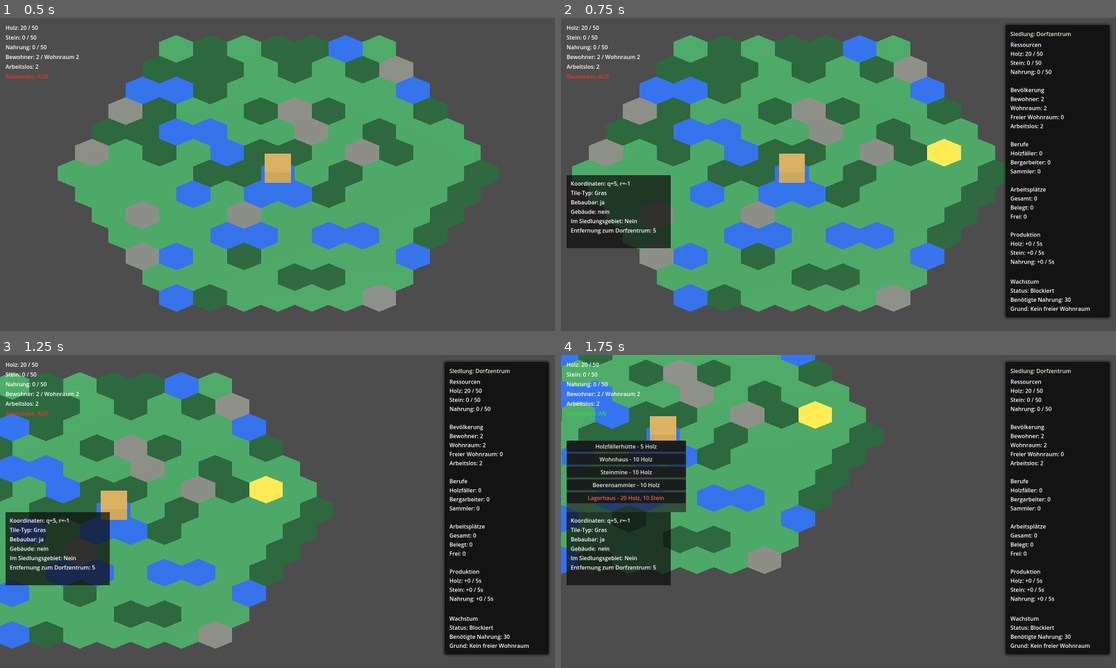
Above: before the commit, frames 1-4 (two rows, left to right).
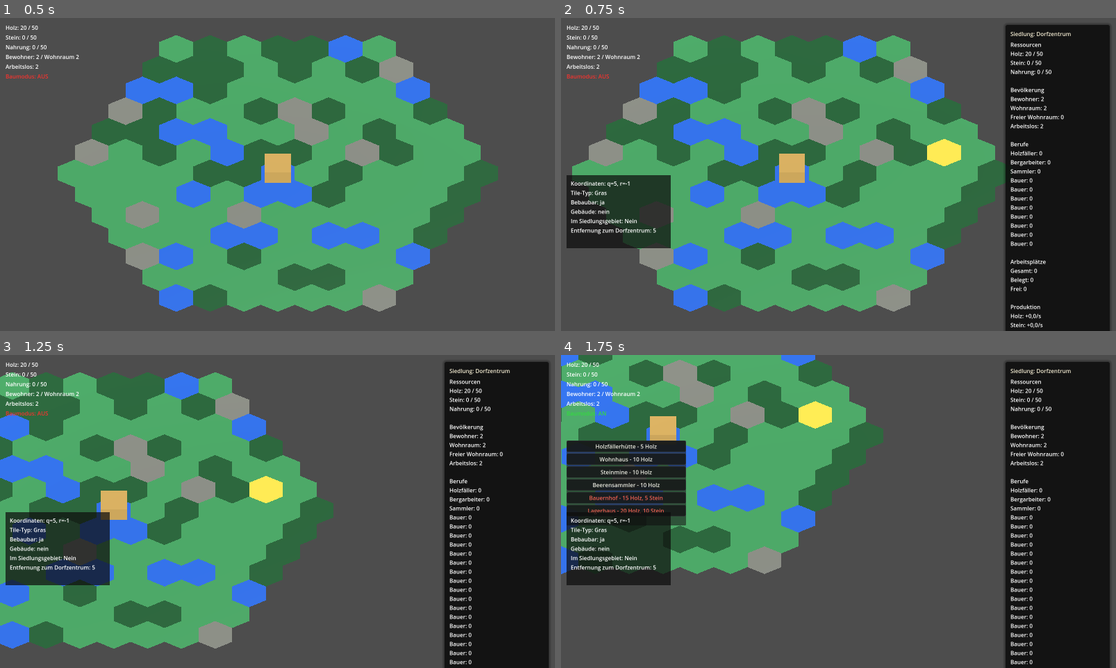
Above: after the commit, the same moments.

Repository: Ranu4922/CodexGame
Game: Godot game, scene res://scenes/Main.tscn
Same seed, same stepped clock (60 frames per second), same inputs: the game is played once before the commit and once after it.
Inputs (mouse positions are in pixels of both pictures, inside the frame that each line leads up to):
- Up to frame 1 (0.5 s): no input
- Up to frame 2 (0.75 s): tap Enter at 0.5 s; move the mouse to (960, 158) at 0.52 s; hold D from 0.53 s (still down); tap I at 0.6 s; click (960, 158) at 0.67 s
- Up to frame 3 (1.25 s): keep holding D
- Up to frame 4 (1.75 s): move the mouse to (727, 527) at 1.27 s; release D at 1.28 s; hold S from 1.28 s (still down); tap B at 1.35 s

Frame 1 is identical in both runs. In frame 2, 1.7% of the frame differs, in the area x 80-99%, y 51-100%; in frame 3, 1.7%; in frame 4, 2.8%, in the area x 1-99%, y 44-100%.

Commit message:
Wire farm and production display controllers

Diff:
--- a/scenes/GameWorld.tscn
+++ b/scenes/GameWorld.tscn
@@ -6,6 +6,8 @@
 [ext_resource type="Script" path="res://scripts/population_growth.gd" id="4_population_growth_script"]
 [ext_resource type="Script" path="res://scripts/settlement_growth_info.gd" id="5_growth_info_script"]
 [ext_resource type="Script" path="res://scripts/storage_controller.gd" id="6_storage_controller_script"]
+[ext_resource type="Script" path="res://scripts/farm_controller.gd" id="7_farm_controller_script"]
+[ext_resource type="Script" path="res://scripts/production_display_controller.gd" id="8_production_display_script"]
 
 [node name="GameWorld" type="Node3D"]
 script = ExtResource("1_world_script")
@@ -18,6 +20,12 @@
 
 [node name="StorageController" type="Node" parent="."]
 script = ExtResource("6_storage_controller_script")
+
+[node name="FarmController" type="Node" parent="."]
+script = ExtResource("7_farm_controller_script")
+
+[node name="ProductionDisplayController" type="Node" parent="."]
+script = ExtResource("8_production_display_script")
 
 [node name="CameraRig" type="Node3D" parent="."]
 script = ExtResource("3_camera_script")
@@ -96,13 +104,13 @@
 offset_left = 16.0
 offset_top = 246.0
 offset_right = 360.0
-offset_bottom = 452.0
+offset_bottom = 490.0
 
 [node name="VBoxContainer" type="VBoxContainer" parent="CanvasLayer/BuildMenu"]
 offset_left = 7.0
 offset_top = 7.0
 offset_right = 337.0
-offset_bottom = 199.0
+offset_bottom = 237.0
 
 [node name="LumberjackButton" type="Button" parent="CanvasLayer/BuildMenu/VBoxContainer"]
 layout_mode = 2
@@ -119,6 +127,10 @@
 [node name="BerryGathererButton" type="Button" parent="CanvasLayer/BuildMenu/VBoxContainer"]
 layout_mode = 2
 text = "Beerensammler - 10 Holz"
+
+[node name="FarmButton" type="Button" parent="CanvasLayer/BuildMenu/VBoxContainer"]
+layout_mode = 2
+text = "Bauernhof - 15 Holz, 5 Stein"
 
 [node name="WarehouseButton" type="Button" parent="CanvasLayer/BuildMenu/VBoxContainer"]
 layout_mode = 2
Not shown: 1 places in scenes/GameWorld.tscn that only renumber resources
